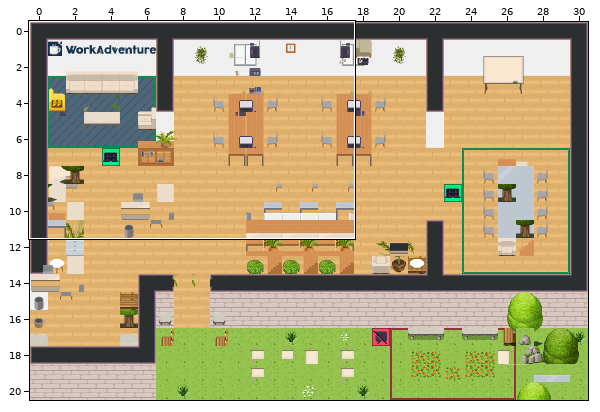
A Tiled map (JSON) gets an edit: map.tmj. Above: a wide view before the commit, with the close-up outlined.
Close-up. The starting point:
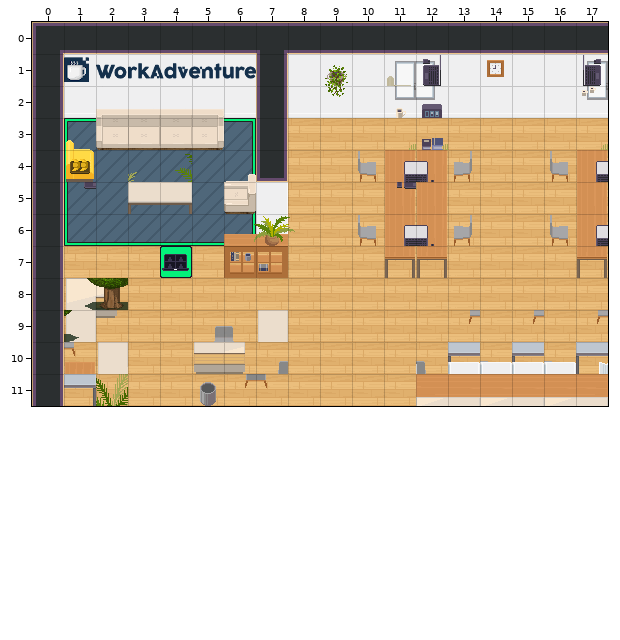
Cells are 32x32 px. Shown: x 0..17, y 0..11. The commit also changed other parts of the map, which this record leaves out. The commit also replaced the tileset; all pictures use the new one.
After the commit:
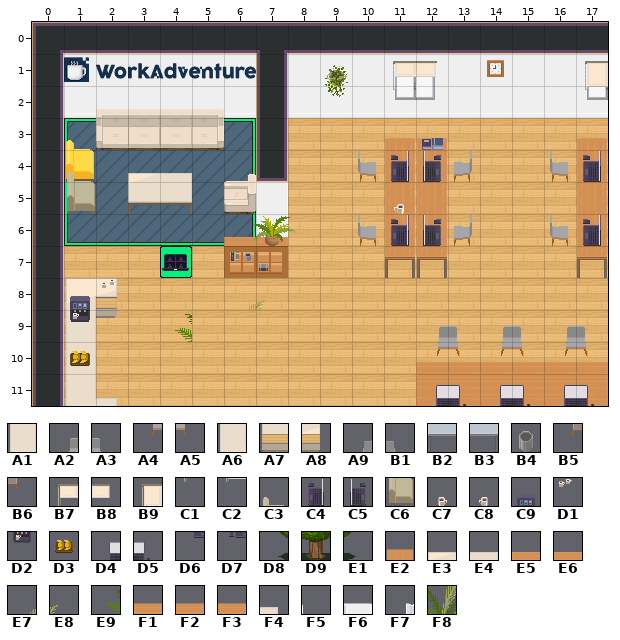
Key: from "Chunk 1": A1 100, A2 102, A3 103, A4 106, A5 107, A6 108, A7 109, A8 110, A9 111, B1 112, B2 113, B3 114, B4 115, B5 116, B6 117, B7 141, B8 142, B9 143, C1 145, C2 147, C3 149, C4 150, C5 151, C6 152, C7 153, C8 153 flipped left-right, C9 154, D1 155, D2 156, D3 157, D4 158, D5 159, D6 160, D7 161 flipped left-right, D8 162, D9 163, E1 164, E2 165, E3 166, E4 167, E5 168, E6 169, E7 173, E8 174, E9 175, F1 176, F2 177, F3 178, F4 179, F5 180, F6 181, F7 182, F8 183.
__ is an empty cell.
What changed:
{"where": "layer \"furniture/furniture2\""}
{"y":9,"x":5,"old":"A2 A3 A1","new":"__ __ __"}
{"y":9,"x":12,"old":"__ A4 __ A4 __ A4","new":"A2 A3 A2 A3 A2 A3"}
{"y":10,"x":1,"old":"A5 A6","new":"A1 __"}
{"y":10,"x":5,"old":"A7 A8 A9","new":"__ __ __"}
{"y":10,"x":12,"old":"B1 B2 B1 B2 B1 B2","new":"A4 A5 A4 A5 A4 A5"}
{"y":11,"x":1,"old":"B3","new":"A6"}
{"y":11,"x":5,"old":"B4 B5 B6","new":"__ __ __"}
{"where": "layer \"furniture/furniture3\""}
{"y":1,"x":11,"old":"C3 C4","new":"B7 B8"}
{"y":1,"x":17,"old":"C5","new":"B9"}
{"y":2,"x":11,"old":"C7 C9","new":"C1 __"}
{"y":2,"x":17,"old":"D1","new":"C2"}
{"y":4,"x":1,"old":"D3","new":"C3"}
{"y":4,"x":11,"old":"D4 D5","new":"C4 C5"}
{"y":4,"x":17,"old":"D4","new":"C4"}
{"y":5,"x":1,"old":"D6","new":"C6"}
{"y":5,"x":11,"old":"D7","new":"C8"}
{"y":6,"x":11,"old":"D4 D5","new":"C4 C5"}
{"y":6,"x":17,"old":"D4","new":"C4"}
{"y":8,"x":1,"old":"D8 D9","new":"C9 D1"}
{"y":9,"x":1,"old":"E1","new":"D2"}
{"y":10,"x":1,"old":"E2","new":"D3"}
{"y":11,"x":12,"old":"E3 E4 E3 E4 E3 E4","new":"D4 D5 D4 D5 D4 D5"}
{"where": "layer \"above/above1\""}
{"y":3,"x":11,"old":"E7 E7","new":"E2 E2"}
{"y":3,"x":17,"old":"E7","new":"E2"}
{"y":4,"x":3,"old":"E8 E9","new":"E3 E4"}
{"y":6,"x":6,"old":"F1 F2","new":"E5 E6"}
{"y":8,"x":6,"old":"__ __","new":"E7 E8"}
{"y":9,"x":4,"old":"__","new":"E9"}
{"y":10,"x":12,"old":"F5 F6 F6 F6 F6 F7","new":"F1 F2 F2 F2 F2 F3"}
{"y":11,"x":2,"old":"F8","new":"F4"}
